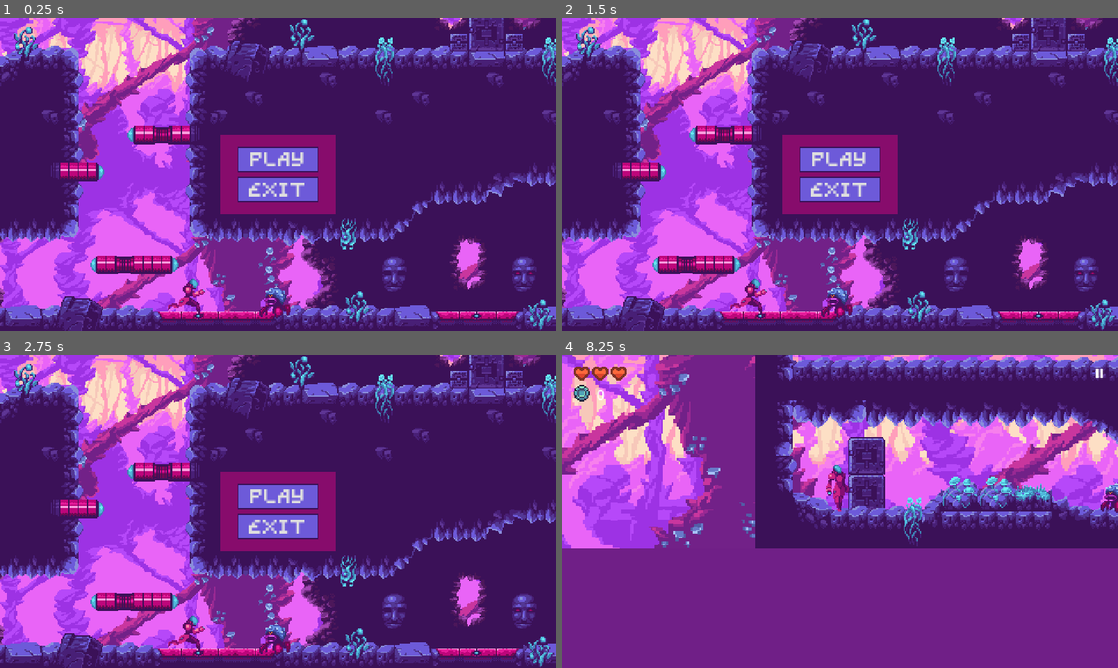
Above: before the commit, frames 1-4 (two rows, left to right).
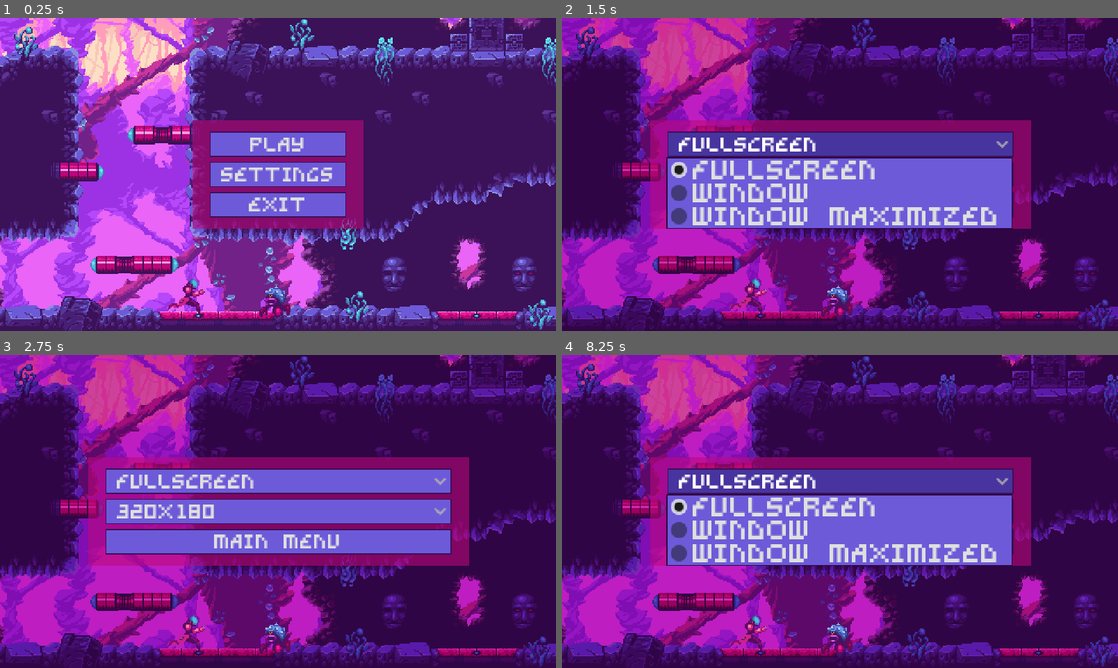
Above: after the commit, the same moments.

Repository: Jeffgss/chronobot
Game: Godot game, scene res://ui/main_menu_screen.tscn
The game is run twice, just before and just after one commit, with the same random seed, the same clock (stepped at 60 frames per second) and the same inputs.
Inputs (mouse positions are in pixels of both pictures, inside the frame that each line leads up to):
- Up to frame 1 (0.25 s): no input
- Up to frame 2 (1.5 s): click (840, 174) at 0.5 s, where only the run after the commit has a clickable "SETTINGS"; click (840, 143) at 1.25 s, where only the run after the commit has a clickable "FullScreen"
- Up to frame 3 (2.75 s): click (278, 511) at 2 s, where only the run after the commit has a clickable "320x180"
- Up to frame 4 (8.25 s): click (840, 542) at 2.75 s, where only the run after the commit has a clickable "MAIN MENU"; click "PLAY" at 3.5 s; click (1101, 373) at 4.25 s; click "MAIN MENU" at 5 s; click (840, 511) at 5.75 s, where only the run after the commit has a clickable "SETTINGS"; click (840, 480) at 6.5 s, where only the run after the commit has a clickable "FullScreen"; click (840, 511) at 7.25 s, where only the run after the commit has a clickable "320x180"; click "PLAY" at 8 s

The runs differ from the first frame. In frame 1, 9.3% of the frame differs, in the area x 34-66%, y 32-68%; in frame 2, 59%; in frame 3, 58%; in frame 4, 91%, in the area x 0-100%, y 0-100%.

Commit message:
feat: implement settings management system with UI integration for window mode and resolution adjustments

Diff:
--- a/project.godot
+++ b/project.godot
@@ -20,6 +20,7 @@
 GameManager="*uid://d0yek6q3dlpcx"
 HealthManager="*uid://b28ikxaf58tjk"
 CollectibleManager="*uid://dvjq34ktx4snw"
+SettingsManager="*uid://bkuqefu0lar7p"
 
 [display]
 
--- a/scripts/game_manager.gd
+++ b/scripts/game_manager.gd
@@ -6,6 +6,8 @@
 
 func _ready() -> void:
 	RenderingServer.set_default_clear_color(Color(0.44,0.12,0.53,1.00))
+
+	SettingsManager.loading_settings()
 
 func start_game():
 	if get_tree().paused:
--- /dev/null
+++ b/scripts/settings_manager.gd
@@ -0,0 +1,46 @@
+extends Node
+
+var settings_data: SettingsDataResources
+
+# ˜/Library/Application Support/Godot/app_userdata/chonobot
+var save_settings_path = "user://game_data/"
+var save_file_name = "settings_data.tres"
+
+func loading_settings():
+	if !DirAccess.dir_exists_absolute(save_settings_path):
+		DirAccess.make_dir_absolute(save_settings_path)
+
+	if ResourceLoader.exists(save_settings_path + save_file_name):
+		settings_data = ResourceLoader.load(save_settings_path + save_file_name)
+
+	if settings_data == null:
+		settings_data = SettingsDataResources.new()
+
+	if settings_data != null:
+		set_window_mode(settings_data.window_mode, settings_data.window_mode_index)
+		set_resolution(settings_data.resolution, settings_data.resolution_index)
+
+func set_window_mode(window_mode: int, window_mode_index: int):
+	match window_mode:
+		DisplayServer.WINDOW_MODE_FULLSCREEN:
+			DisplayServer.window_set_mode(DisplayServer.WINDOW_MODE_FULLSCREEN)
+		DisplayServer.WINDOW_MODE_WINDOWED:
+			DisplayServer.window_set_mode(DisplayServer.WINDOW_MODE_WINDOWED)
+		DisplayServer.WINDOW_MODE_MAXIMIZED:
+			DisplayServer.window_set_mode(DisplayServer.WINDOW_MODE_MAXIMIZED)
+		_:
+			DisplayServer.window_set_mode(DisplayServer.WINDOW_MODE_WINDOWED)
+
+	settings_data.window_mode = window_mode
+	settings_data.window_mode_index = window_mode_index
+
+func set_resolution(resolution: Vector2i, resolution_index: int):
+	get_tree().root.content_scale_size = resolution
+	settings_data.resolution = resolution
+	settings_data.resolution_index= resolution_index
+
+func get_settings() -> SettingsDataResources:
+	return settings_data
+
+func save_settings():
+	ResourceSaver.save(settings_data, save_settings_path + save_file_name)
--- a/ui/main_menu_screen.gd
+++ b/ui/main_menu_screen.gd
@@ -1,4 +1,6 @@
 extends CanvasLayer
+
+const SETTINGS_MENU_SCREEN = preload("uid://bpxk1wiihmv5o")
 
 func _ready() -> void:
 	pass
@@ -9,3 +11,8 @@
 
 func _on_exit_button_pressed() -> void:
 	GameManager.exit_game()
+
+
+func _on_settings_button_pressed() -> void:
+	var settings_menu_screen_instance = SETTINGS_MENU_SCREEN.instantiate()
+	get_tree().get_root().add_child(settings_menu_screen_instance)
--- a/ui/main_menu_screen.tscn
+++ b/ui/main_menu_screen.tscn
@@ -52,6 +52,10 @@
 layout_mode = 2
 text = "PLAY"
 
+[node name="SettingsButton" type="Button" parent="MarginContainer/PanelContainer/MarginContainer/VBoxContainer" unique_id=1411264618]
+layout_mode = 2
+text = "SETTINGS"
+
 [node name="ExitButton" type="Button" parent="MarginContainer/PanelContainer/MarginContainer/VBoxContainer" unique_id=1902008535]
 layout_mode = 2
 text = "EXIT
@@ -66,4 +70,5 @@
 texture = ExtResource("4_p8ri8")
 
 [connection signal="pressed" from="MarginContainer/PanelContainer/MarginContainer/VBoxContainer/PlayButton" to="." method="_on_play_button_pressed"]
+[connection signal="pressed" from="MarginContainer/PanelContainer/MarginContainer/VBoxContainer/SettingsButton" to="." method="_on_settings_button_pressed"]
 [connection signal="pressed" from="MarginContainer/PanelContainer/MarginContainer/VBoxContainer/ExitButton" to="." method="_on_exit_button_pressed"]
--- /dev/null
+++ b/ui/settings_data_resource.gd
@@ -0,0 +1,8 @@
+extends Resource
+
+class_name SettingsDataResources
+
+@export var window_mode: int = 1
+@export var window_mode_index: int = 1
+@export var resolution: Vector2i = Vector2i(480,270)
+@export var resolution_index: int = 1
--- /dev/null
+++ b/ui/settings_menu_screen.gd
@@ -0,0 +1,35 @@
+extends CanvasLayer
+
+@onready var window_model_option_button: OptionButton = $MarginContainer/PanelContainer/MarginContainer/VBoxContainer/WindowModelOptionButton
+@onready var resolution_option_button: OptionButton = $MarginContainer/PanelContainer/MarginContainer/VBoxContainer/ResolutionOptionButton
+
+var window_modes: Dictionary = {
+	"FullScreen": DisplayServer.WINDOW_MODE_FULLSCREEN,
+	"Window": DisplayServer.WINDOW_MODE_WINDOWED,
+	"Window Maximized": DisplayServer.WINDOW_MODE_MAXIMIZED
+}
+
+var resolutions: Dictionary = {
+	"320x180": Vector2i(320, 180),
+	"480x270": Vector2i(480, 270),
+	"640x360": Vector2i(640, 360),
+	"854x480": Vector2i(854, 480),
+	"1280x720": Vector2i(1280, 720),
+}
+
+func _ready() -> void:
+	for window_mode in window_modes:
+		window_model_option_button.add_item(window_mode)
+
+	for resolution in resolutions:
+		resolution_option_button.add_item(resolution)
+
+func _on_window_model_option_button_item_selected(index: int) -> void:
+	var window_mode = window_modes.get(window_model_option_button.get_item_text(index)) as int
+
+
+func _on_resolution_option_button_item_selected(index: int) -> void:
+	var resolutions = resolutions.get(resolution_option_button.get_item_text(index)) as Vector2i
+
+func _on_main_menu_button_pressed() -> void:
+	queue_free()
--- /dev/null
+++ b/ui/settings_menu_screen.tscn
@@ -0,0 +1,73 @@
+[gd_scene format=3 uid="uid://bpxk1wiihmv5o"]
+
+[ext_resource type="Script" uid="uid://dncnjcqn7tsxx" path="res://ui/settings_menu_screen.gd" id="1_v7tl4"]
+[ext_resource type="Texture2D" uid="uid://cx7j1r1gvg6ql" path="res://ui/environment-preview.png" id="2_uaw1e"]
+[ext_resource type="Theme" uid="uid://erol61ofgy2" path="res://ui/theme/game_theme.tres" id="3_tiwjb"]
+[ext_resource type="Texture2D" uid="uid://bcyn4dnbsbktm" path="res://ui/player-run-4.png" id="4_u0dvs"]
+[ext_resource type="Texture2D" uid="uid://dqowop6fjift5" path="res://ui/crab-walk-1.png" id="5_doxyc"]
+
+[node name="SettingsMenuScreen" type="CanvasLayer" unique_id=1970506893]
+process_mode = 3
+layer = 2
+script = ExtResource("1_v7tl4")
+
+[node name="TextureRect" type="TextureRect" parent="." unique_id=1948817825]
+modulate = Color(0.8156863, 0.2901961, 0.78039217, 1)
+anchors_preset = 15
+anchor_right = 1.0
+anchor_bottom = 1.0
+offset_left = -332.0
+offset_top = -67.0
+offset_right = 244.0
+offset_bottom = 15.0
+grow_horizontal = 2
+grow_vertical = 2
+texture = ExtResource("2_uaw1e")
+
+[node name="MarginContainer" type="MarginContainer" parent="." unique_id=1026001184]
+anchors_preset = 8
+anchor_left = 0.5
+anchor_top = 0.5
+anchor_right = 0.5
+anchor_bottom = 0.5
+grow_horizontal = 2
+grow_vertical = 2
+theme = ExtResource("3_tiwjb")
+
+[node name="PanelContainer" type="PanelContainer" parent="MarginContainer" unique_id=587293352]
+layout_mode = 2
+size_flags_horizontal = 4
+size_flags_vertical = 4
+
+[node name="MarginContainer" type="MarginContainer" parent="MarginContainer/PanelContainer" unique_id=1466422537]
+layout_mode = 2
+theme_override_constants/margin_left = 15
+theme_override_constants/margin_top = 10
+theme_override_constants/margin_right = 15
+theme_override_constants/margin_bottom = 10
+
+[node name="VBoxContainer" type="VBoxContainer" parent="MarginContainer/PanelContainer/MarginContainer" unique_id=1757011357]
+layout_mode = 2
+
+[node name="WindowModelOptionButton" type="OptionButton" parent="MarginContainer/PanelContainer/MarginContainer/VBoxContainer" unique_id=567724592]
+layout_mode = 2
+
+[node name="ResolutionOptionButton" type="OptionButton" parent="MarginContainer/PanelContainer/MarginContainer/VBoxContainer" unique_id=877099647]
+layout_mode = 2
+
+[node name="MainMenuButton" type="Button" parent="MarginContainer/PanelContainer/MarginContainer/VBoxContainer" unique_id=1902008535]
+layout_mode = 2
+text = "MAIN MENU
+"
+
+[node name="PlayerRun4" type="Sprite2D" parent="." unique_id=603582116]
+position = Vector2(165, 237)
+texture = ExtResource("4_u0dvs")
+
+[node name="CrabWalk1" type="Sprite2D" parent="." unique_id=1334632241]
+position = Vector2(239, 243)
+texture = ExtResource("5_doxyc")
+
+[connection signal="item_selected" from="MarginContainer/PanelContainer/MarginContainer/VBoxContainer/WindowModelOptionButton" to="." method="_on_window_model_option_button_item_selected"]
+[connection signal="item_selected" from="MarginContainer/PanelContainer/MarginContainer/VBoxContainer/ResolutionOptionButton" to="." method="_on_resolution_option_button_item_selected"]
+[connection signal="pressed" from="MarginContainer/PanelContainer/MarginContainer/VBoxContainer/MainMenuButton" to="." method="_on_main_menu_button_pressed"]
--- a/ui/theme/game_theme.tres
+++ b/ui/theme/game_theme.tres
@@ -53,6 +53,17 @@
 [sub_resource type="StyleBoxFlat" id="StyleBoxFlat_h01by"]
 bg_color = Color(0.7411765, 0.03137255, 0.48235294, 0.58431375)
 
+[sub_resource type="StyleBoxFlat" id="StyleBoxFlat_uaw1e"]
+bg_color = Color(0.5803922, 0.08235294, 0.7607843, 1)
+
+[sub_resource type="StyleBoxFlat" id="StyleBoxFlat_v7tl4"]
+bg_color = Color(0.42745098, 0.3529412, 0.8509804, 1)
+border_width_left = 1
+border_width_top = 1
+border_width_right = 1
+border_width_bottom = 1
+border_color = Color(0.1882353, 0.02745098, 0.26666668, 1)
+
 [resource]
 default_font = ExtResource("1_v71op")
 Button/font_sizes/font_size = 12
@@ -67,3 +78,5 @@
 MarginContainer/constants/margin_right = 10
 MarginContainer/constants/margin_top = 10
 PanelContainer/styles/panel = SubResource("StyleBoxFlat_h01by")
+PopupMenu/styles/hover = SubResource("StyleBoxFlat_uaw1e")
+PopupMenu/styles/panel = SubResource("StyleBoxFlat_v7tl4")
Not shown, added: scripts/settings_manager.gd.uid
Not shown, added: ui/settings_data_resource.gd.uid
Not shown, added: ui/settings_menu_screen.gd.uid
